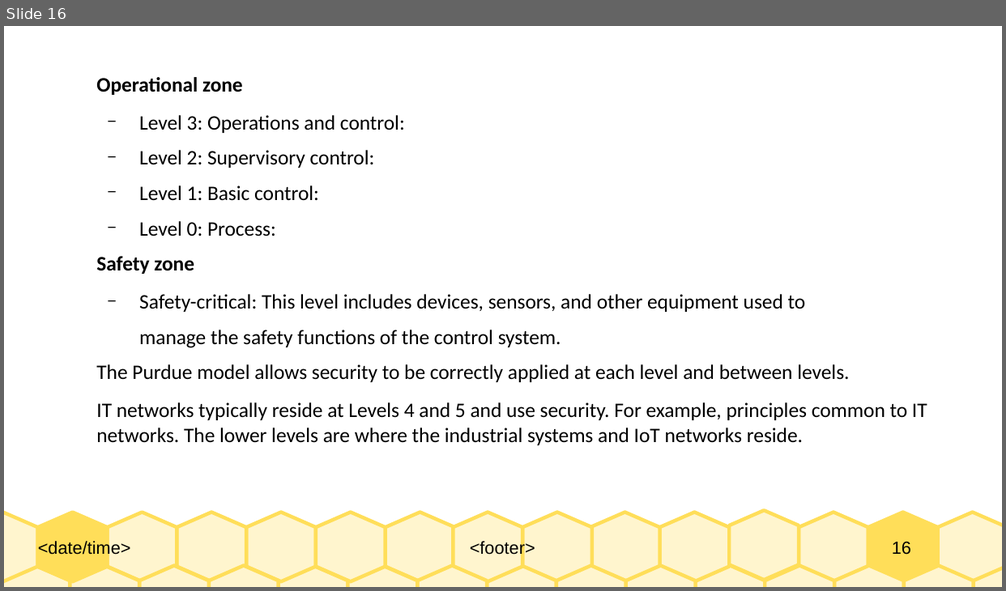
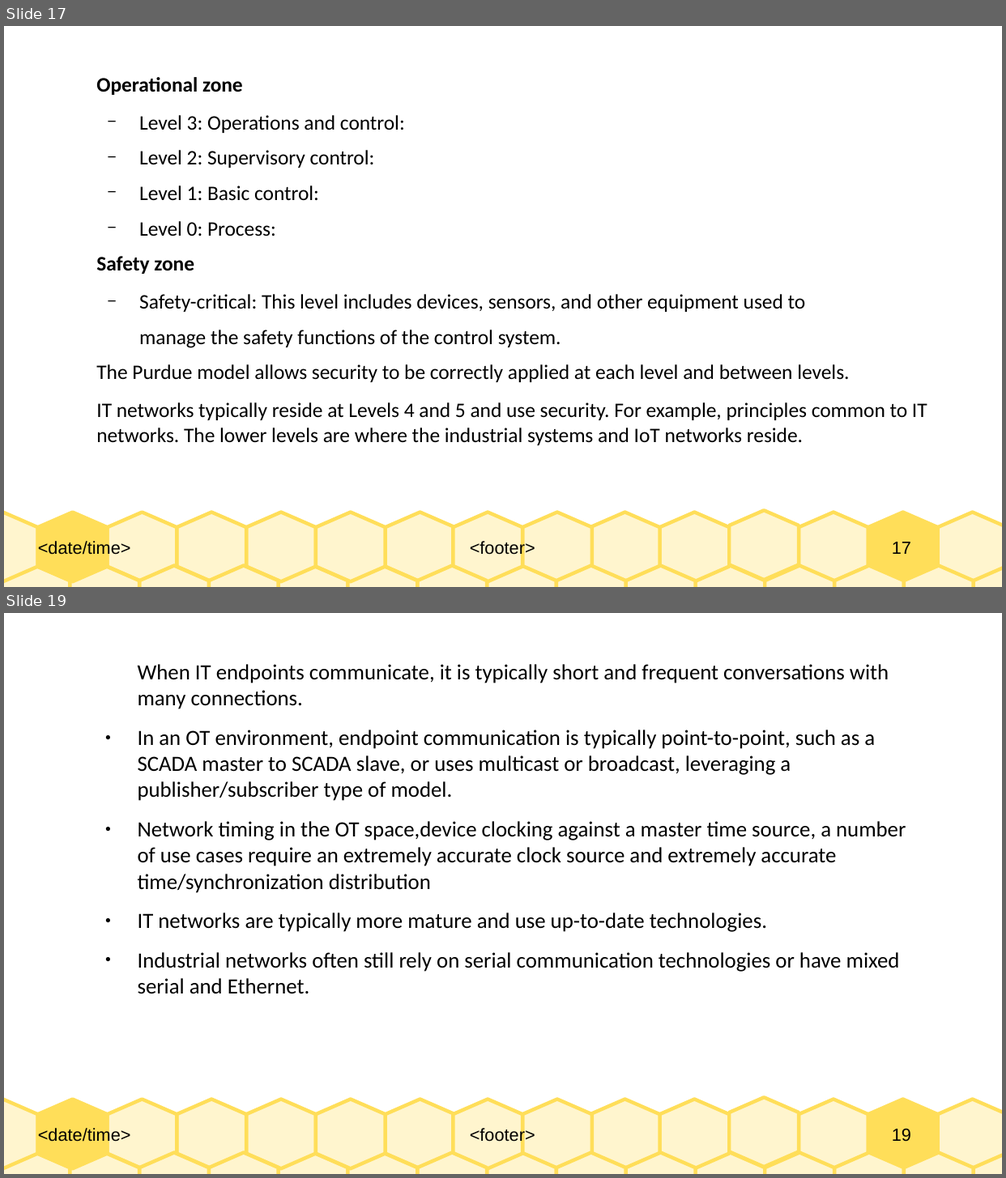
Before and after one commit to Dihfahsih1/Masters-Software-Engineering, a slide deck: yr-sem1/IoT/Chapter-8-slides.odp. Shown one above the other, each under a label of ours: slide 16 before the commit, slides 17 and 19 after it; the slides between them are not shown. The pictures are 1006x591 and 1006x1178 pixels, drawn with LibreOffice and Linux fonts; fonts in the diff are those of the drawing. Boxes give left, top, right and bottom in pixels: in the first picture for what was removed or moved away, otherwise in the second. Text is boxed around its words. In the diff, an @@ line names an element or a change of style, - is before the commit and + after.

```diff
--- a/yr-sem1/IoT/Chapter-8-slides.odp
+++ b/yr-sem1/IoT/Chapter-8-slides.odp
@@ slide 19 added at <box>4,613,1002,1174</box>, background #FFFFFF; not listed: 33 template elements that a slide beside it also shows @@
@@ text added at <box>138,664,906,995</box>, 17.3 pt, text #000000 @@
+When IT endpoints communicate, it is typically short and frequent conversations with many connections.
+● In an OT environment, endpoint communication is typically point-to-point, such as a SCADA master to SCADA slave, or uses multicast or broadcast, leveraging a publisher/subscriber type of model.
+● Network timing in the OT space,device clocking against a master time source, a number of use cases require an extremely accurate clock source and extremely accurate time/synchronization distribution
+● IT networks are typically more mature and use up-to-date technologies.
+● Industrial networks often still rely on serial communication technologies or have mixed serial and Ethernet.
@@ what was slide 16 is now slide 17 @@
@@ page number at <box>892,542,911,554</box>: text changed @@
-16
+17
```
Also in this commit, not shown: 5 slides changed, 15 other slides added, 9 other files.
